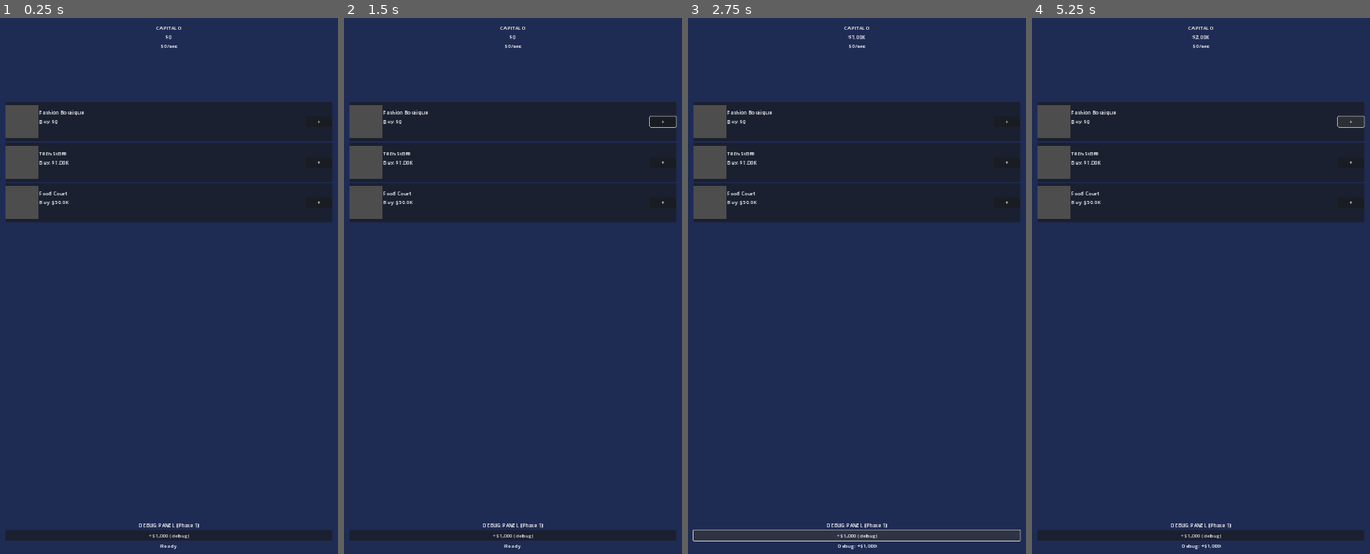
Above: before the commit, frames 1-4 (left to right).
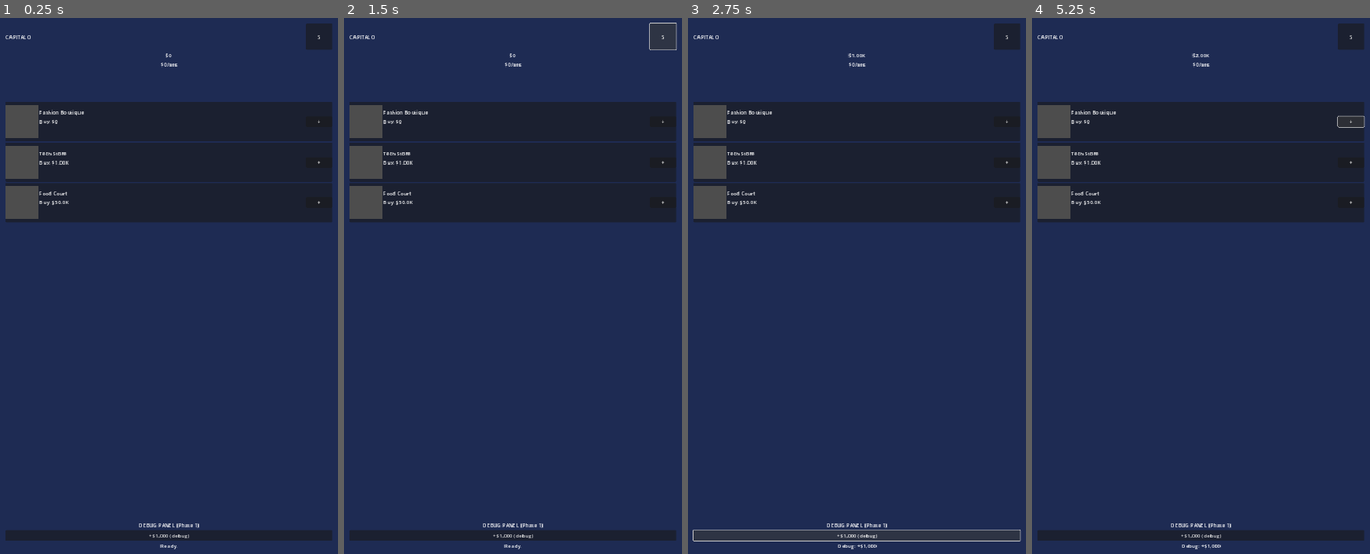
Above: after the commit, the same moments.

Repository: arianos11/Capitalo
Game: Godot game, scene res://scenes/main/Main.tscn
Two runs of this game, one before a commit and one after it. Both use one fixed random seed, a clock stepped at 60 frames per second and the inputs below.
Inputs (mouse positions are in pixels of both pictures, inside the frame that each line leads up to):
- Up to frame 1 (0.25 s): no input
- Up to frame 2 (1.5 s): click "+" at 0.5 s; click (661, 39) at 1.25 s, where only the run after the commit has a clickable "S"
- Up to frame 3 (2.75 s): click "+$1,000 (debug)" at 2 s
- Up to frame 4 (5.25 s): click "+" at 2.75 s; click (1349, 39) at 3.5 s, where only the run after the commit has a clickable "S"; click "+$1,000 (debug)" at 4.25 s; click "+" at 5 s

The runs differ from the first frame. In frame 1, 0.5% of the frame differs, in the area x 1-99%, y 1-10%; in frame 2, 0.2%; in frame 3, 0.5%; in frame 4, 0.5%.

Commit message:
refactor(main): replace placeholder HUD with HUD.tscn instance
Remove inline VBox/CashLabel/IPSLabel/GameTitle from Main.tscn.
Instantiate HUD.tscn in UI CanvasLayer (offset 0/0/1080/280).
Main.gd: drop cash_label/ips_label @onready refs and their handlers —
HUD now autonomously subscribes EventBus.money_changed/income_per_second_changed.

Co-Authored-By: Claude Sonnet 4.6 <noreply@anthropic.com>

Diff:
--- a/scenes/main/Main.gd
+++ b/scenes/main/Main.gd
@@ -1,38 +1,25 @@
 ## Main.gd
 ## Entry point sceny gry. Attached to scenes/main/Main.tscn.
-##
-## Phase 1 placeholder: wyświetla cash, manual click button do dodawania kasy (debug),
-## listę sklepów (placeholder), basic UI test.
+## HUD autonomicznie subskrybuje EventBus — Main.gd nie zarządza cash/IPS labels.
 
 extends Node2D
 
 
-@onready var cash_label: Label = $UI/HUD/CashLabel
-@onready var ips_label: Label = $UI/HUD/IPSLabel
 @onready var debug_button: Button = $UI/Debug/AddMoneyButton
 @onready var status_label: Label = $UI/Debug/StatusLabel
 
 
 func _ready() -> void:
-	# Connect to events
-	EventBus.money_changed.connect(_on_money_changed)
-	EventBus.income_per_second_changed.connect(_on_ips_changed)
 	EventBus.shop_purchased.connect(_on_shop_purchased)
 	EventBus.viral_hit.connect(_on_viral_hit)
 	EventBus.offline_earnings_paid.connect(_on_offline_earnings)
 
 	debug_button.pressed.connect(_on_debug_add_money)
 
-	# Initial UI update
-	_on_money_changed(GameState.money)
-	_on_ips_changed(EconomyManager.get_total_income_per_second())
-
 	print("[Main] Scene ready. Capitalo v0.1 starting...")
 
 
 func _process(_delta: float) -> void:
-	# IPS może się zmieniać między event-ami (np. event/reputation timer) — refresh co frame
-	# (potem optymalizacja: tylko gdy faktycznie się zmienia)
 	pass
 
 
@@ -40,21 +27,12 @@
 # EVENT HANDLERS
 # ==========================================================================
 
-func _on_money_changed(new_money: BigNumber) -> void:
-	cash_label.text = Formatters.format_money(new_money)
-
-
-func _on_ips_changed(new_ips: BigNumber) -> void:
-	ips_label.text = "%s/sec" % Formatters.format_money(new_ips)
-
-
 func _on_shop_purchased(shop_id: String) -> void:
 	status_label.text = "Shop unlocked: %s" % shop_id
 
 
 func _on_viral_hit(campaign_id: String, multiplier: float) -> void:
-	status_label.text = "🚀 VIRAL HIT! %s x%.1f" % [campaign_id, multiplier]
-	# TODO: screen shake, particles
+	status_label.text = "VIRAL HIT! %s x%.1f" % [campaign_id, multiplier]
 
 
 func _on_offline_earnings(amount: BigNumber, seconds: float) -> void:
@@ -71,6 +49,5 @@
 # ==========================================================================
 
 func _on_debug_add_money() -> void:
-	# Add $1000 for testing
 	GameState.add_money(BigNumber.from_float(1000.0))
 	status_label.text = "Debug: +$1,000"
--- a/scenes/main/Main.tscn
+++ b/scenes/main/Main.tscn
@@ -1,7 +1,8 @@
-[gd_scene load_steps=4 format=3 uid="uid://capitalo_main_scene"]
+[gd_scene load_steps=5 format=3 uid="uid://capitalo_main_scene"]
 
 [ext_resource type="Script" path="res://scenes/main/Main.gd" id="1_main"]
 [ext_resource type="PackedScene" path="res://scenes/city/CityView.tscn" id="2_cityview"]
+[ext_resource type="PackedScene" path="res://scenes/ui/HUD.tscn" id="3_hud"]
 
 [sub_resource type="Theme" id="Theme_default"]
 
@@ -15,26 +16,11 @@
 
 [node name="UI" type="CanvasLayer" parent="."]
 
-[node name="HUD" type="VBoxContainer" parent="UI"]
-offset_left = 40.0
-offset_top = 80.0
-offset_right = 1040.0
+[node name="HUD" parent="UI" instance=ExtResource("3_hud")]
+offset_left = 0.0
+offset_top = 0.0
+offset_right = 1080.0
 offset_bottom = 280.0
-
-[node name="GameTitle" type="Label" parent="UI/HUD"]
-layout_mode = 2
-text = "CAPITALO"
-horizontal_alignment = 1
-
-[node name="CashLabel" type="Label" parent="UI/HUD"]
-layout_mode = 2
-text = "$0"
-horizontal_alignment = 1
-
-[node name="IPSLabel" type="Label" parent="UI/HUD"]
-layout_mode = 2
-text = "$0/sec"
-horizontal_alignment = 1
 
 [node name="CityView" parent="UI" instance=ExtResource("2_cityview")]
 offset_left = 40.0
